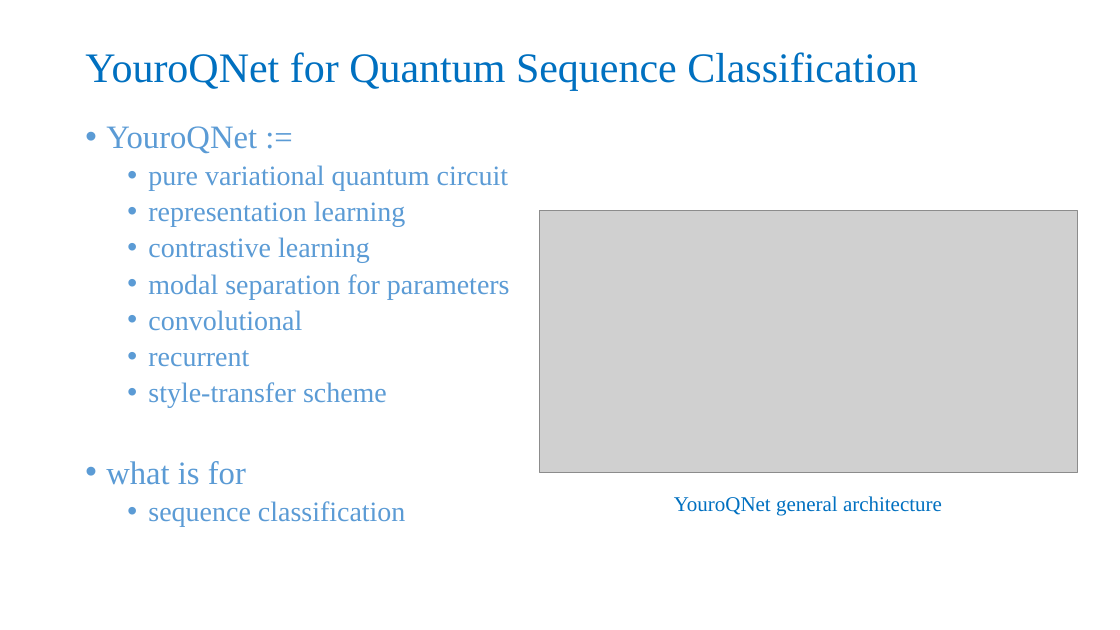
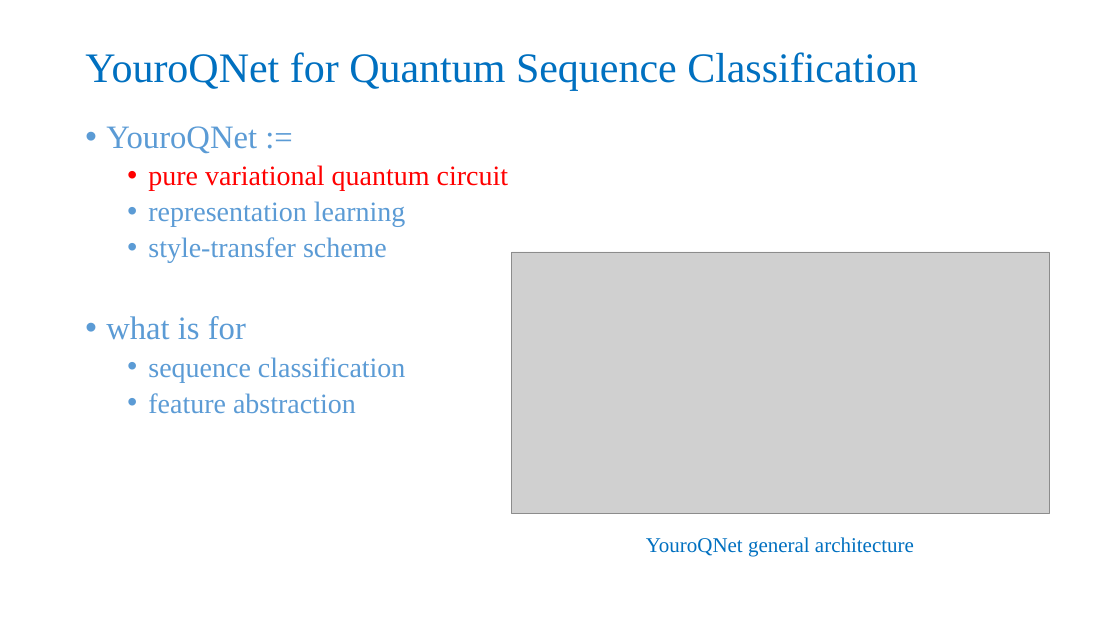
Before and after one commit to Kahsolt/YouroQNet, a slide deck: slide 9 of ref/YouroQNet.pptx (slide 7 before the commit). Drawn at 1120x630 pixels with LibreOffice and Linux fonts; fonts in the diff are those of the drawing; grey boxes stand for pictures. Boxes give left, top, right and bottom in pixels: in the first picture for what was removed or moved away, otherwise in the second. Text is boxed around its words. In the diff, an @@ line names an element or a change of style, - is before the commit and + after.

```diff
--- a/ref/YouroQNet.pptx
+++ b/ref/YouroQNet.pptx
@@ text at [148,165,508,191]: text colour #5B9BD5 to #FF0000 in "pure variational quantum circuit" @@
@@ text at [148,237,510,367]: paragraphs removed @@
-  • contrastive learning
-  • modal separation for parameters
-  • convolutional
-  • recurrent
@@ picture: place and size @@
-picture at [540,211,1078,473]
+picture at [512,252,1049,514]
@@ text at [148,393,356,414]: paragraph added @@
+  • feature abstraction
@@ text "YouroQNet general architecture": place and size @@
-text "YouroQNet general architecture" at [674,496,942,515]
+text "YouroQNet general architecture" at [646,537,914,557]
```
Also in this commit, not shown: 10 other slides changed, 8 slides added, 2 slides removed, 2 other files.
